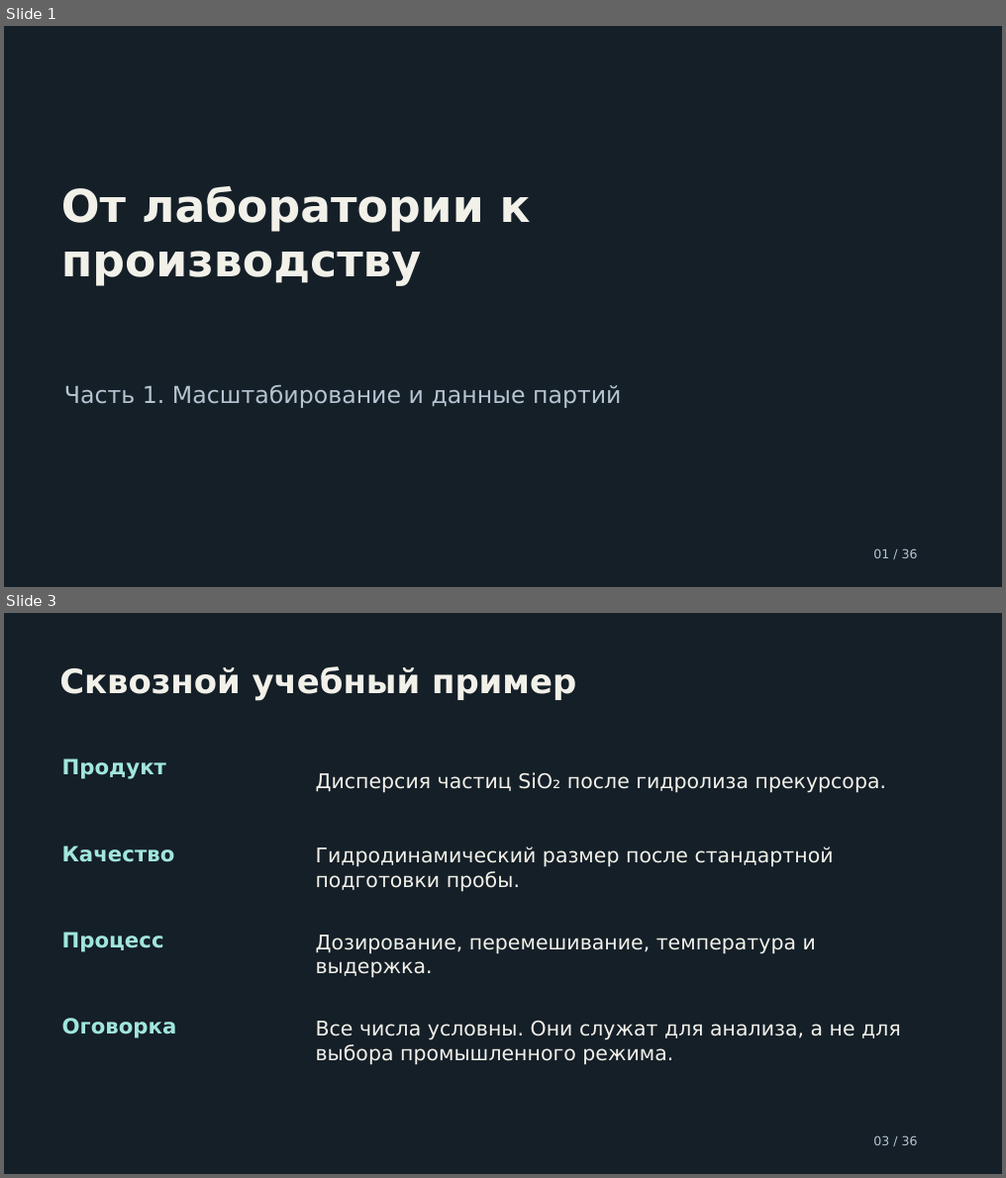
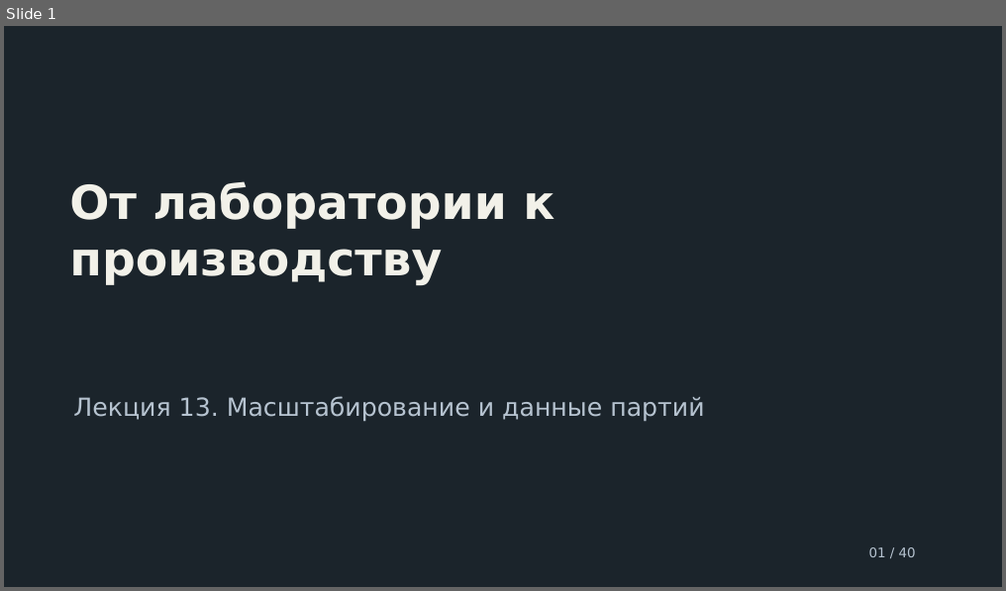
Before and after one commit to ashrpv/computer_science_in_nanoscience, a slide deck: slides/13_from_lab_to_production_scale_and_data.pptx. Shown one above the other, each under a label of ours: slides 1 and 3 before the commit, slide 1 after it; the slides between them are not shown. The pictures are 1006x1178 and 1006x591 pixels, drawn with LibreOffice and Linux fonts; fonts in the diff are those of the drawing. Boxes give left, top, right and bottom in pixels: in the first picture for what was removed or moved away, otherwise in the second. Text is boxed around its words. In the diff, an @@ line names an element or a change of style, - is before the commit and + after.

```diff
--- a/slides/13_from_lab_to_production_scale_and_data.pptx
+++ b/slides/13_from_lab_to_production_scale_and_data.pptx
@@ slide 3 removed at [4, 613, 1002, 1174], background #151F28 @@
@@ text removed at [59, 666, 576, 700] @@
-Сквозной учебный пример
@@ text removed at [62, 759, 166, 779] @@
-Продукт
@@ text removed at [316, 772, 886, 793] @@
-Дисперсия частиц SiO₂ после гидролиза прекурсора.
@@ text removed at [62, 846, 175, 862] @@
-Качество
@@ text removed at [316, 847, 834, 892] @@
-Гидродинамический размер после стандартной подготовки пробы.
@@ text removed at [62, 932, 164, 953] @@
-Процесс
@@ text removed at [316, 935, 816, 978] @@
-Дозирование, перемешивание, температура и выдержка.
@@ text removed at [62, 1018, 177, 1039] @@
-Оговорка
@@ text removed at [316, 1021, 901, 1065] @@
-Все числа условны. Они служат для анализа, а не для выбора промышленного режима.
@@ text removed at [873, 1136, 918, 1146] @@
-03 / 36
@@ slide 1 changed as well @@
@@ background #151F28 to #1B242B @@
@@ text at [69, 181, 554, 286]: text changed; size 43.5 to 45 pt @@
-От лаборатории к производству
+От лаборатории к
+производству
@@ text at [73, 396, 704, 422]: text changed; size 22.5 to 24 pt @@
-Часть 1. Масштабирование и данные партий
+Лекция 13. Масштабирование и данные партий
@@ vertical alignment middle to top in 3 elements at [69, 181, 554, 286], [73, 396, 704, 422], [869, 548, 916, 558] @@
@@ text at [869, 548, 916, 558]: text changed; size 12 to 12.8 pt @@
-01 / 36
+01 / 40
```
Also in this commit, not shown: 39 slides added, 34 other slides removed, 5 other files.
